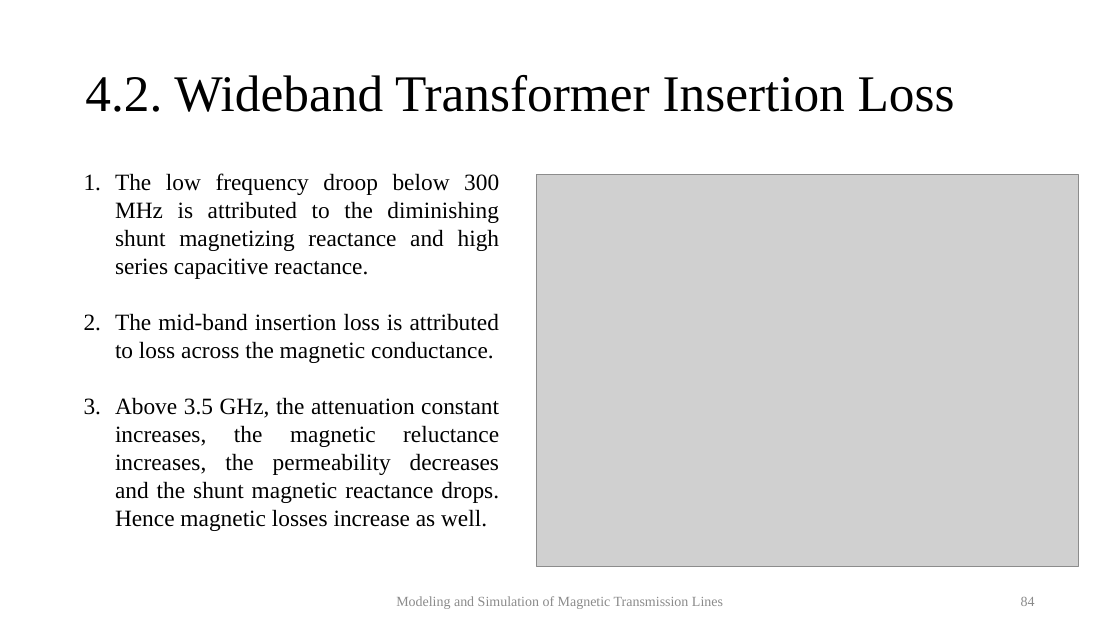
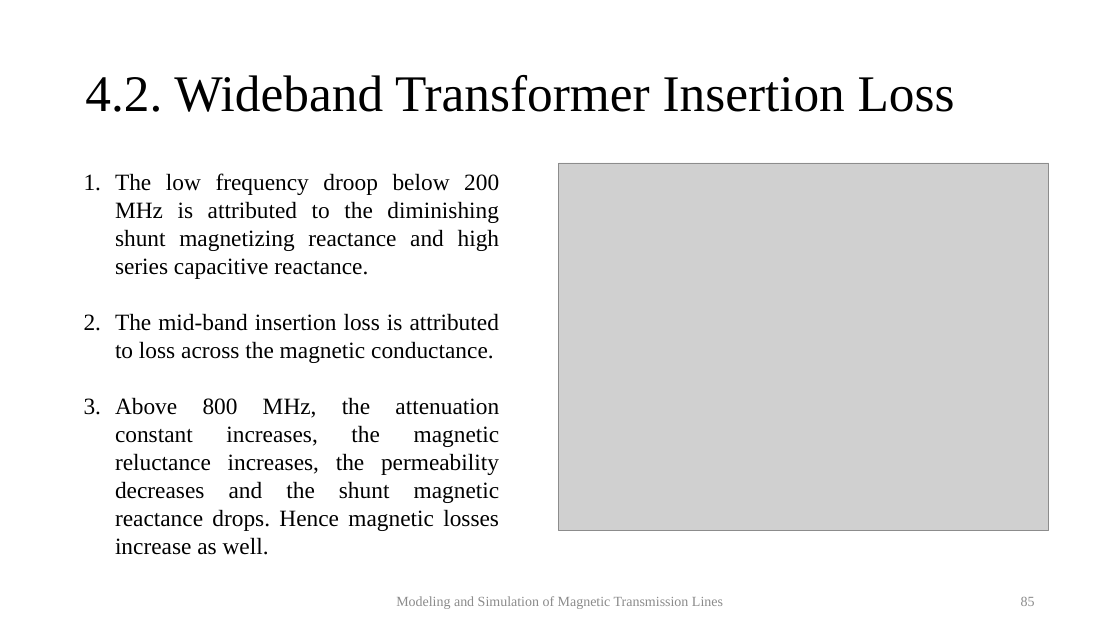
Before and after one commit to MuhammadShamaas1997/MGTL, a slide deck: slide 85 of Thesis/Thesis Final Presentation.pptx (slide 84 before the commit). Drawn at 1120x630 pixels with LibreOffice and Linux fonts; fonts in the diff are those of the drawing; grey boxes stand for pictures. Boxes give left, top, right and bottom in pixels: in the first picture for what was removed or moved away, otherwise in the second. Text is boxed around its words. In the diff, an @@ line names an element or a change of style, - is before the commit and + after.

```diff
--- a/Thesis/Thesis Final Presentation.pptx
+++ b/Thesis/Thesis Final Presentation.pptx
@@ text at box(115, 173, 500, 279): text changed @@
-1. The low frequency droop below 300 MHz is attributed to the diminishing shunt magnetizing reactance and high series capacitive reactance.
+1. The low frequency droop below 200 MHz is attributed to the diminishing shunt magnetizing reactance and high series capacitive reactance.
@@ picture: place and size @@
-picture at box(537, 174, 1079, 566)
+picture at box(559, 163, 1049, 531)
@@ text at box(115, 397, 500, 555): text changed @@
-3. Above 3.5 GHz, the attenuation constant increases, the magnetic reluctance increases, the permeability decreases and the shunt magnetic reactance drops. Hence magnetic losses increase as well.
+3. Above 800 MHz, the attenuation constant increases, the magnetic reluctance increases, the permeability decreases and the shunt magnetic reactance drops. Hence magnetic losses increase as well.
@@ page number at box(1021, 597, 1035, 606): text changed @@
-84
+85
```
Also in this commit, not shown: 5 other slides changed, 1 slide added, 3 other files.
